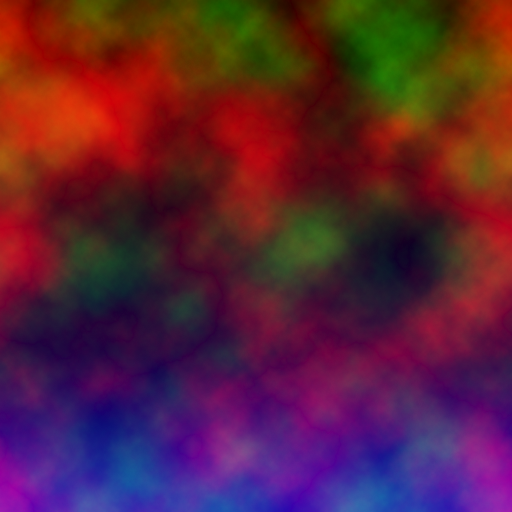
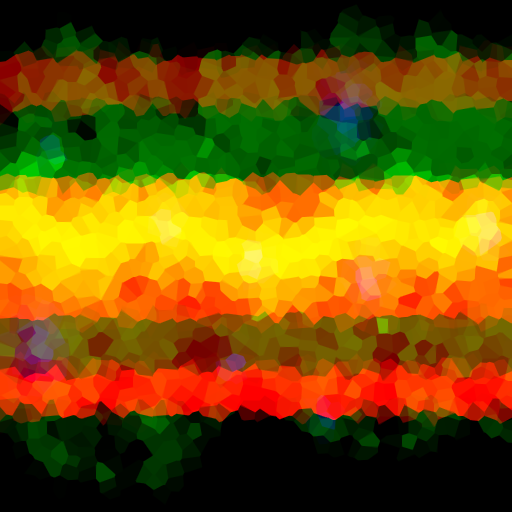
The second w=512, h=512 image is a revision of the first. Changes to its layers:
hid "Layer 5" over [0, 0, 512, 512]
hid "Layer 1" over [0, 0, 512, 512]
showed "Background", painted on it over [0, 0, 512, 512]
